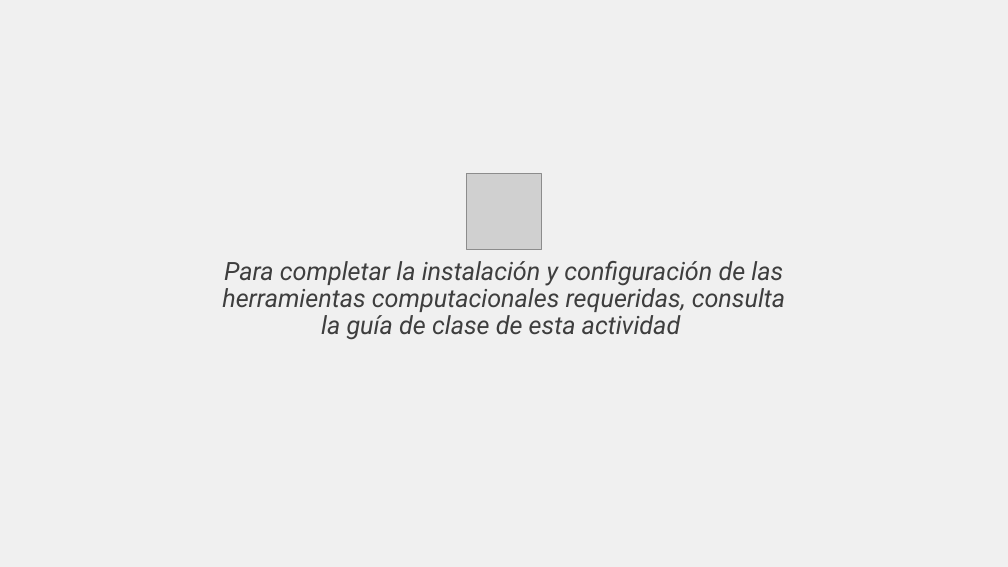
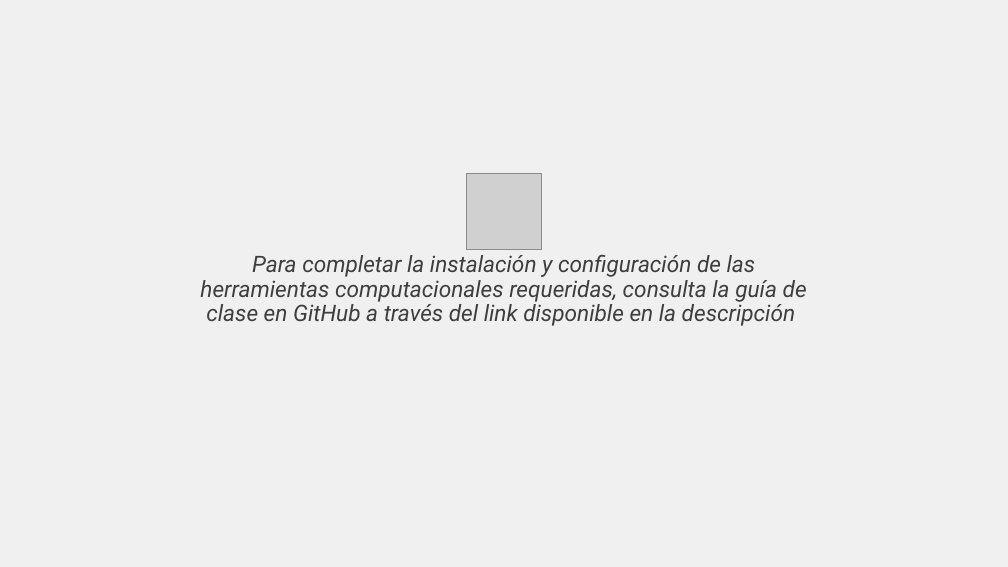
Before and after one commit to rcfdtools/R.LTWB, a slide deck: slide 14 of Section01/Requirement/Requirement.pptx. Drawn at 1008x567 pixels with LibreOffice and Linux fonts; fonts in the diff are those of the drawing; grey boxes stand for pictures. Boxes give left, top, right and bottom in pixels: in the first picture for what was removed or moved away, otherwise in the second. Text is boxed around its words. In the diff, an @@ line names an element or a change of style, - is before the commit and + after.

```diff
--- a/Section01/Requirement/Requirement.pptx
+++ b/Section01/Requirement/Requirement.pptx
@@ title at <box>200,254,807,326</box>: text changed; size 24 to 21.6 pt @@
-Para completar la instalación y configuración de las herramientas computacionales requeridas, consulta la guía de clase de esta actividad
+Para completar la instalación y configuración de las herramientas computacionales requeridas, consulta la guía de clase en GitHub a través del link disponible en la descripción
```
Also in this commit, not shown: 1 other slide changed, 3 other files.
